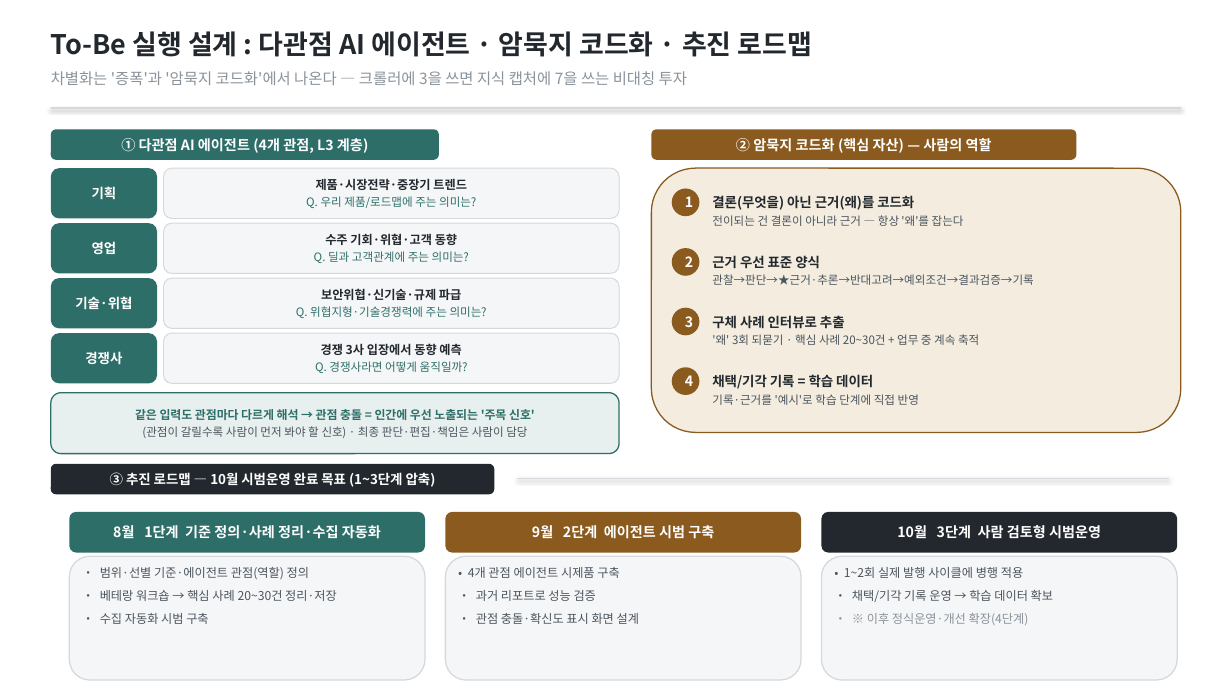
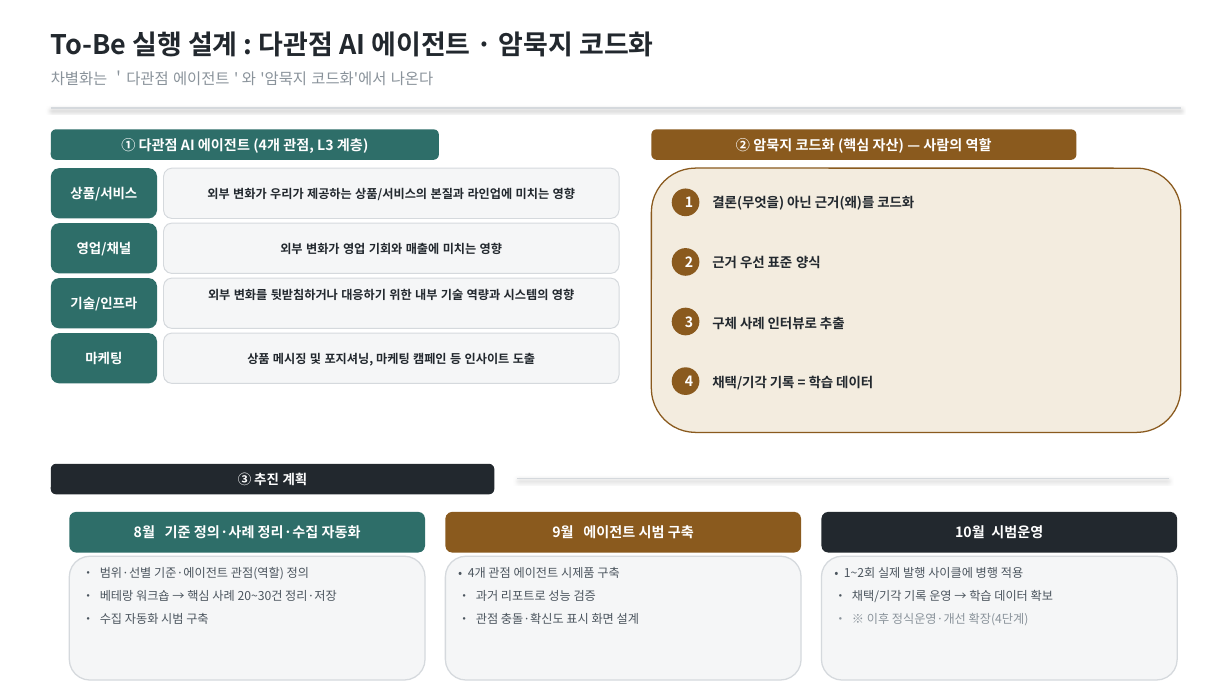
Before and after one commit to midoseo/E2E, a slide deck: slide 2 of 마켓센싱리포트_AI혁신_2p.pptx. Drawn at 1232x693 pixels with LibreOffice and Linux fonts; fonts in the diff are those of the drawing. Boxes give left, top, right and bottom in pixels: in the first picture for what was removed or moved away, otherwise in the second. Text is boxed around its words. In the diff, an @@ line names an element or a change of style, - is before the commit and + after.

Commit message:
신규 업데이트

```diff
--- a/마켓센싱리포트_AI혁신_2p.pptx
+++ b/마켓센싱리포트_AI혁신_2p.pptx
@@ text at (x1=51, y1=31, x2=653, y2=57): text changed @@
-To-Be 실행 설계 : 다관점 AI 에이전트 · 암묵지 코드화 · 추진 로드맵
+To-Be 실행 설계 : 다관점 AI 에이전트 · 암묵지 코드화
@@ text at (x1=51, y1=70, x2=433, y2=85): text changed @@
-차별화는 '증폭'과 '암묵지 코드화'에서 나온다 — 크롤러에 3을 쓰면 지식 캡처에 7을 쓰는 비대칭 투자
+차별화는 ＇다관점 에이전트 ' 와 '암묵지 코드화'에서 나온다
@@ text in rounded rectangle at (x1=70, y1=186, x2=137, y2=201): text changed @@
-기획
+상품/서비스
@@ text in rounded rectangle at (x1=207, y1=187, x2=575, y2=200): text changed; size 9 to 9.5 pt; text colour #2E6E69 to #22282E; bold on @@
-제품·시장전략·중장기 트렌드
-Q. 우리 제품/로드맵에 주는 의미는?
+외부 변화가 우리가 제공하는 상품/서비스의 본질과 라인업에 미치는 영향
@@ text at (x1=712, y1=215, x2=964, y2=226): paragraph removed @@
-전이되는 건 결론이 아니라 근거 — 항상 '왜'를 잡는다
@@ text in rounded rectangle at (x1=77, y1=241, x2=132, y2=256): text changed @@
-영업
+영업/채널
@@ text in rounded rectangle at (x1=280, y1=242, x2=502, y2=254): text changed; size 9 to 9.5 pt; text colour #2E6E69 to #22282E; bold on @@
-수주 기회·위협·고객 동향
-Q. 딜과 고객관계에 주는 의미는?
+외부 변화가 영업 기회와 매출에 미치는 영향
@@ text in rounded rectangle at (x1=70, y1=296, x2=137, y2=311): text changed @@
-기술·위협
+기술/인프라
@@ text in rounded rectangle at (x1=208, y1=288, x2=574, y2=300): text changed; size 9 to 9.5 pt; text colour #2E6E69 to #22282E; bold on @@
-보안위협·신기술·규제 파급
-Q. 위협지형·기술경쟁력에 주는 의미는?
+외부 변화를 뒷받침하거나 대응하기 위한 내부 기술 역량과 시스템의 영향
@@ text at (x1=712, y1=274, x2=1033, y2=285): paragraph removed @@
-관찰→판단→★근거·추론→반대고려→예외조건→결과검증→기록
@@ text in rounded rectangle at (x1=85, y1=351, x2=122, y2=365): text changed @@
-경쟁사
+마케팅
@@ text in rounded rectangle at (x1=247, y1=352, x2=535, y2=366): text changed; size 9 to 9.5 pt; text colour #2E6E69 to #22282E; bold on @@
-경쟁 3사 입장에서 동향 예측
-Q. 경쟁사라면 어떻게 움직일까?
+상품 메시징 및 포지셔닝, 마케팅 캠페인 등 인사이트 도출
@@ text at (x1=712, y1=334, x2=979, y2=345): paragraph removed @@
-'왜' 3회 되묻기 · 핵심 사례 20~30건 + 업무 중 계속 축적
@@ rounded rectangle removed at (x1=51, y1=393, x2=619, y2=454) @@
-같은 입력도 관점마다 다르게 해석 → 관점 충돌 = 인간에 우선 노출되는 '주목 신호'
-(관점이 갈릴수록 사람이 먼저 봐야 할 신호) · 최종 판단·편집·책임은 사람이 담당
@@ text at (x1=712, y1=394, x2=919, y2=405): paragraph removed @@
-기록·근거를 '예시'로 학습 단계에 직접 반영
@@ text in rounded rectangle at (x1=238, y1=472, x2=308, y2=486): text changed @@
-③ 추진 로드맵 — 10월 시범운영 완료 목표 (1~3단계 압축)
+③ 추진 계획
@@ text in rounded rectangle at (x1=134, y1=525, x2=361, y2=539): text changed @@
-8월 1단계 기준 정의·사례 정리·수집 자동화
+8월 기준 정의·사례 정리·수집 자동화
@@ text in rounded rectangle at (x1=552, y1=525, x2=694, y2=539): text changed @@
-9월 2단계 에이전트 시범 구축
+9월 에이전트 시범 구축
@@ text in rounded rectangle at (x1=955, y1=525, x2=1043, y2=539): text changed @@
-10월 3단계 사람 검토형 시범운영
+10월 시범운영
```
Also in this commit, not shown: 1 other slide changed, 2 other files.
